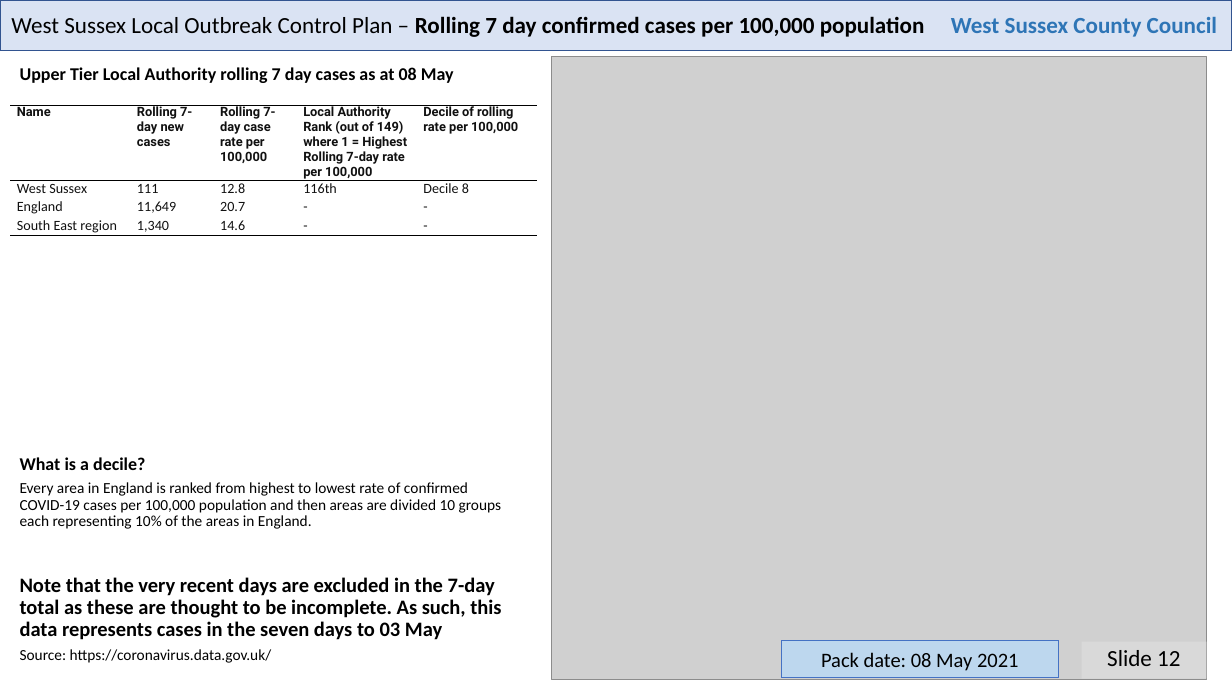
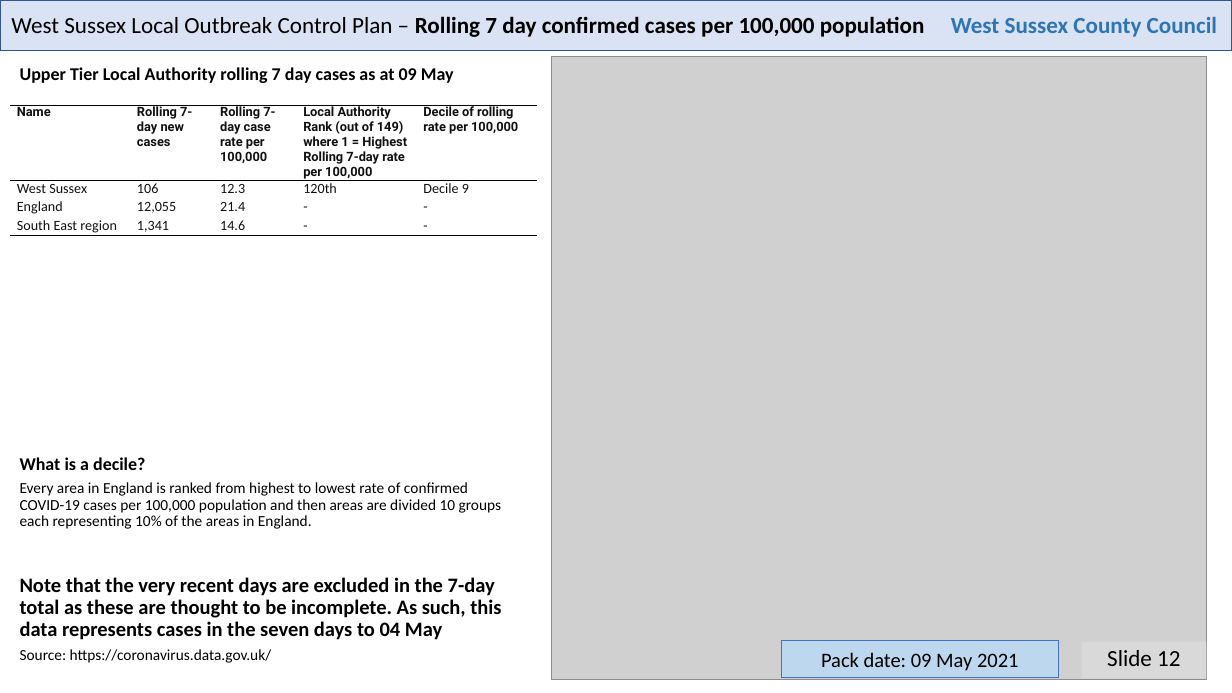
Before and after one commit to psychty/wsx_covid_datapack_public, a slide deck: slide 12 of Latest_West_Sussex_C19_slide_deck.pptx. Drawn at 1232x693 pixels with LibreOffice and Linux fonts; fonts in the diff are those of the drawing; grey boxes stand for pictures. Boxes give left, top, right and bottom in pixels: in the first picture for what was removed or moved away, otherwise in the second. Text is boxed around its words. In the diff, an @@ line names an element or a change of style, - is before the commit and + after.

```diff
--- a/Latest_West_Sussex_C19_slide_deck.pptx
+++ b/Latest_West_Sussex_C19_slide_deck.pptx
@@ text at (x1=20, y1=67, x2=454, y2=83): text changed @@
-Upper Tier Local Authority rolling 7 day cases as at 08 May
+Upper Tier Local Authority rolling 7 day cases as at 09 May
@@ table at (x1=10, y1=105, x2=537, y2=361) @@
-row 2: West Sussex | 111 | 12.8 | 116th | Decile 8
+row 2: West Sussex | 106 | 12.3 | 120th | Decile 9
-row 3, column 2: 11,649
+row 3, column 2: 12,055
-row 3, column 3: 20.7
+row 3, column 3: 21.4
-row 4, column 2: 1,340
+row 4, column 2: 1,341
@@ text at (x1=20, y1=577, x2=501, y2=640): text changed @@
-Note that the very recent days are excluded in the 7-day total as these are thought to be incomplete. As such, this data represents cases in the seven days to 03 May
+Note that the very recent days are excluded in the 7-day total as these are thought to be incomplete. As such, this data represents cases in the seven days to 04 May
@@ text in rectangle at (x1=821, y1=652, x2=1018, y2=671): text changed @@
-Pack date: 08 May 2021
+Pack date: 09 May 2021
```
Also in this commit, not shown: 21 other slides changed, 50 other files.
